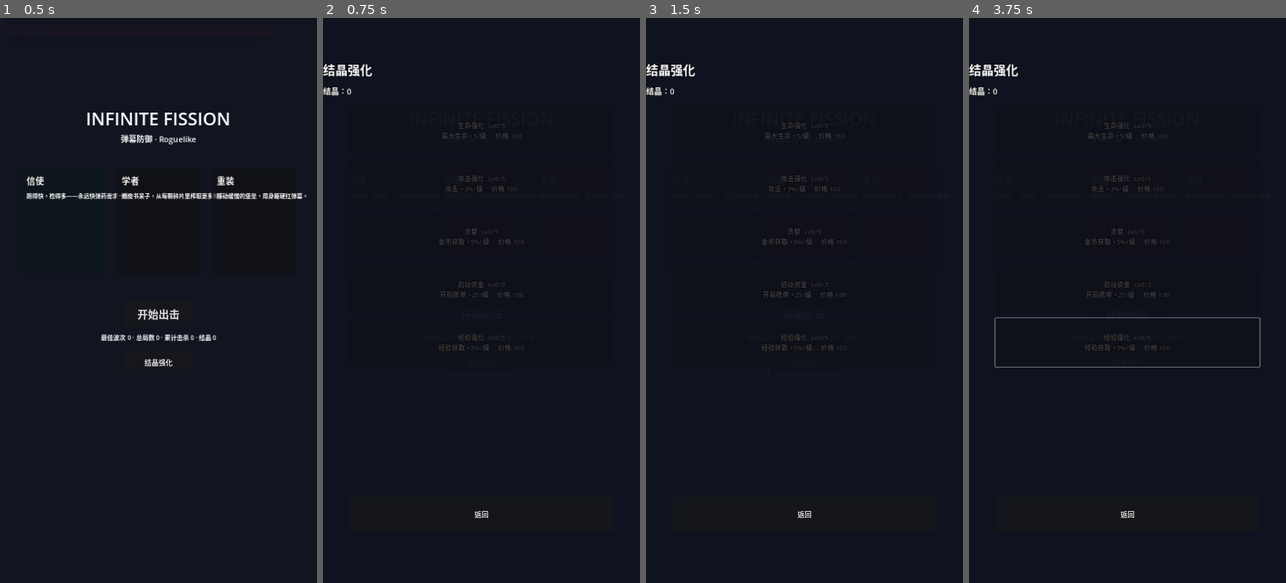
Above: before the commit, frames 1-4 (left to right).
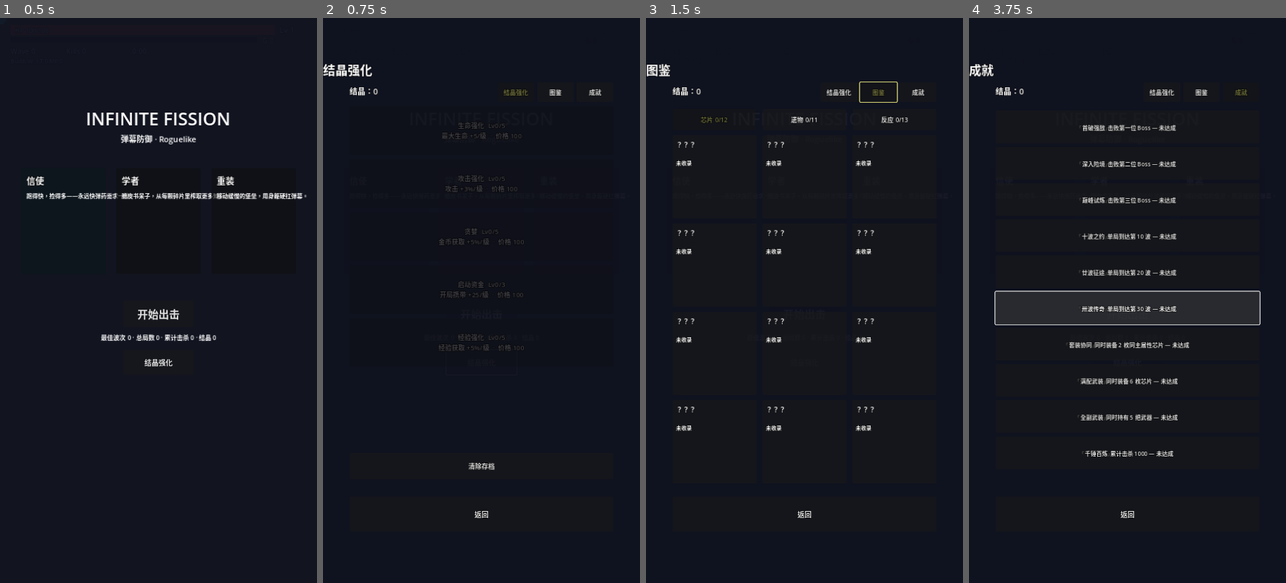
Above: after the commit, the same moments.

Repository: Genmer/Infinite-Fission
Game: Godot game, scene res://scenes/main.tscn
The game is run twice, just before and just after one commit, with the same random seed, the same clock (stepped at 60 frames per second) and the same inputs.
Inputs (mouse positions are in pixels of both pictures, inside the frame that each line leads up to):
- Up to frame 1 (0.5 s): no input
- Up to frame 2 (0.75 s): click "结晶强化" at 0.5 s
- Up to frame 3 (1.5 s): click (877, 91) at 1.25 s, where only the run after the commit has a clickable "图鉴"
- Up to frame 4 (3.75 s): click "结晶强化" at 2 s; click (1241, 91) at 2.75 s, where only the run after the commit has a clickable "成就"; click "开始出击" at 3.5 s

Frame 1 is identical in both runs. In frame 2, 0.4% of the frame differs, in the area x 0-88%, y 12-80%; in frame 3, 1.8%; in frame 4, 7.6%, in the area x 0-92%, y 8-78%.

Commit message:
feat: C4 MetaPanel tab 化——强化/图鉴/成就三 tab + 图鉴三册（芯片12/遗物11/反应13 表序渲染+数值段 balance 闸）+ 成就页 10 行 + 清档两击流（wipe_requested→_on_meta_wipe 仲裁）+ layout_rects 新口径 {10/19/18/20/14}；pkg14 C20~C22（23 项）；授权更新 pkg10 M22 rects 6→10（tab0 口径留痕）

Diff:
--- a/scripts/loop/game_loop.gd
+++ b/scripts/loop/game_loop.gd
@@ -1128,8 +1128,10 @@
 	meta_panel = MetaPanel.new()
 	meta_panel.name = "MetaPanel"
 	add_child(meta_panel)
+	meta_panel.setup(registry)                   # v1.4.0（A13）：图鉴 registry 注入
 	meta_panel.purchase_requested.connect(_on_meta_purchase)
 	meta_panel.close_requested.connect(_close_meta_panel)
+	meta_panel.wipe_requested.connect(_on_meta_wipe)   # v1.4.0（A13）：清档两击流仲裁
 	# v1.4.0（A13）：成就解锁跳字（本地信号订阅；wipe_requested 连线随 C4 面板扩展）
 	achievement_tracker.achievement_unlocked.connect(_on_achievement_unlocked)
 	menu_screen.meta_requested.connect(_on_meta_requested)
@@ -1163,6 +1165,17 @@
 	# 返回钮收起 + 菜单统计行回写（购买后余额/战绩同源）
 	if meta_panel != null:
 		meta_panel.close()
+	_refresh_menu_meta()
+
+
+func _on_meta_wipe() -> void:
+	# v1.4.0（A13）清档仲裁：仅 MENU 态且面板开启且存档层就绪（MetaPanel 两击确认流后置）→
+	# wipe + 面板全量刷新 + 菜单统计行回写
+	if state != GameConst.GameStatus.MENU or meta_store == null \
+			or meta_panel == null or not meta_panel.is_open():
+		return
+	meta_store.wipe()
+	meta_panel.refresh()
 	_refresh_menu_meta()
 
 
--- a/scripts/ui/meta_panel.gd
+++ b/scripts/ui/meta_panel.gd
@@ -2,37 +2,85 @@
 # v1.0.0 MetaPanel（A9 结晶强化面板；MENU 态宿主——不占状态机迁移，与 MenuScreen 互斥实现 =
 # 全屏 dim MOUSE_FILTER_STOP 遮挡开始钮，本面板 add_child 晚于 menu_screen → 同层绘制在上）。
 # GameLoop 仲裁：_on_meta_requested（仅 MENU+存档层就绪）open / 购买经 purchase_requested
-# → GameLoop._on_meta_purchase（MetaStore.purchase 仲裁）成功后 refresh；state_changed 非
-# MENU → 强制 close（重开/死亡/开局不留浮层）。
-# 布局（720×1280）：标题 TOP_WIDE y96 f28「结晶强化」/ 余额行 y152 f18「结晶：N」/
-# 5 行钮 ROW_YS=[200,320,440,560,680]（行序 = MetaStore.UPGRADES 封闭表序）(60,y) 600x110 /
-# 返回钮 (60,1084) 600x80。dim ColorRect(0.06,0.07,0.12,0.96) STOP；
-# layout_rects = 6 项（5 行 + 返回）两两无交集（标题/余额为覆盖层不入列）。
-# is_open 语义：_opened 私有字段 + is_open() 观测口（全文件一致）。
+# → GameLoop._on_meta_purchase（MetaStore.purchase 仲裁）成功后 refresh；清档经 wipe_requested
+# （两击确认流）→ GameLoop._on_meta_wipe；state_changed 非 MENU → 强制 close。
+# v1.4.0（A13 Meta 二期）：三 tab 化（0 强化 / 1 图鉴 / 2 成就）+ 图鉴三册（0 芯片 / 1 遗物 /
+# 2 反应）+ 成就页 + 清档两击流。registry 经 setup 注入（图鉴 display_name/description 数据源）。
+# 布局（720×1280 坐标表冻结）：
+#   标题 y96 f28 TOP_WIDE 居中（文案随 tab：结晶强化/图鉴/成就）
+#   余额行 (60,152) f18 左对齐（全 tab 可见；覆盖层不入 layout_rects）
+#   tab 栏 3 钮 (396/486/576,146) 84x44（选中 disabled + self_modulate 高亮）
+#   强化页 5 行钮 ROW_YS=[200,320,440,560,680] 600x110（仅 tab0；行序 = MetaStore.UPGRADES 表序）
+#   清档钮 (60,985) 600x60（仅 tab0；「清除存档」/ armed「确认清除？」）
+#   图鉴册选 3 钮 (60/265/470,206) 190x48（仅 tab1；文本含收录计数「芯片 n/12」）
+#   芯片格 ×12 x=60/264/468 y=266/466/666/866 192x188（3 列×4 行；序 = registry.chips 键 String 升序；
+#     seen → 名 f15 + 描述 f12 autowrap 叠层 Label；unseen 或 registry 缺失 → 「？？？/未收录」）
+#   遗物格 ×11 同网格前 11 格（序 = registry.relics 键升序）
+#   反应行 ×13 x60 w600 h54 y=266+i×60（序 = MetaStore.REACTIONS 表序；balance 就绪附数值段）
+#   成就行 ×10 x60 w600 h74 y=210+i×82（序 = MetaStore.ACHIEVEMENTS 表序；已达成/未达成）
+#   返回钮 (60,1084) 600x80（全 tab 可见）。dim ColorRect(0.06,0.07,0.12,0.96) STOP。
+# layout_rects() 新口径（v1.4.0）：3 tab + 返回 + 当前页控件——tab0=10（5 行+清档）/
+# tab1 芯片册=19 / 遗物册=18 / 反应册=20 / tab2=14（隐藏页控件不入列；两两无交集，
+# pkg10 M22 + pkg14 C20 断言口）。is_open 语义：_opened 私有字段 + is_open() 观测口。
 class_name MetaPanel
 extends CanvasLayer
 
 signal purchase_requested(p_id: StringName)   # 行钮点击（GameLoop._on_meta_purchase 仲裁）
 signal close_requested()                      # 返回钮（GameLoop._close_meta_panel）
+signal wipe_requested()                       # v1.4.0 清档二击（GameLoop._on_meta_wipe 仲裁）
 
 const OUTLINE_COLOR := Color(0.0, 0.0, 0.0, 0.9)
 const OUTLINE_SIZE := 4
 const TITLE_POS := Vector2(0.0, 96.0)
-const TITLE_TEXT := "结晶强化"
-const BALANCE_POS := Vector2(0.0, 152.0)
+const BALANCE_POS := Vector2(60.0, 152.0)     # v1.4.0：左对齐 x60（原 TOP_WIDE 居中）
+const TAB_TITLES: Array[String] = ["结晶强化", "图鉴", "成就"]
+const TAB_POSITIONS: Array[Vector2] = [Vector2(396.0, 146.0), Vector2(486.0, 146.0),
+	Vector2(576.0, 146.0)]
+const TAB_SIZE := Vector2(84.0, 44.0)
 const ROW_SIZE := Vector2(600.0, 110.0)
 const ROW_YS: Array[float] = [200.0, 320.0, 440.0, 560.0, 680.0]
+const WIPE_POS := Vector2(60.0, 985.0)
+const WIPE_SIZE := Vector2(600.0, 60.0)
+const BOOK_LABELS: Array[String] = ["芯片", "遗物", "反应"]
+const BOOK_POSITIONS: Array[Vector2] = [Vector2(60.0, 206.0), Vector2(265.0, 206.0),
+	Vector2(470.0, 206.0)]
+const BOOK_SIZE := Vector2(190.0, 48.0)
+const CELL_COUNT := 12                        # 网格 3 列×4 行（芯片册全用；遗物册前 11 格）
+const CELL_SIZE := Vector2(192.0, 188.0)
+const CELL_ORIGIN := Vector2(60.0, 266.0)
+const CELL_STEP := Vector2(204.0, 200.0)
+const RXN_ROW_SIZE := Vector2(600.0, 54.0)
+const RXN_ROW_ORIGIN_Y := 266.0
+const RXN_ROW_STEP := 60.0
+const ACH_ROW_SIZE := Vector2(600.0, 74.0)
+const ACH_ROW_ORIGIN_Y := 210.0
+const ACH_ROW_STEP := 82.0
 const BACK_POS := Vector2(60.0, 1084.0)
 const BACK_SIZE := Vector2(600.0, 80.0)
 const DIM_COLOR := Color(0.06, 0.07, 0.12, 0.96)
 const DISABLED_COLOR := Color(0.55, 0.55, 0.6)
+const SELECTED_COLOR := Color(1.0, 1.0, 0.55) # v1.4.0：tab/册选中高亮（self_modulate）
+const UNSEEN_TEXT := "？？？\n未收录"          # 图鉴格未收录两态文案（C21 断言锚）
 
 var _opened: bool = false                     # 界面可见状态（is_open() 观测口）
 var _store: MetaStore = null                  # open 注入（MetaStore 引用，refresh/行渲染数据源）
+var _registry: DataRegistry = null            # v1.4.0 setup 注入（图鉴资源数据源）
+var _tab_index: int = 0                       # 0 强化 / 1 图鉴 / 2 成就
+var _book_index: int = 0                      # 图鉴册：0 芯片 / 1 遗物 / 2 反应
+var _wipe_armed: bool = false                 # 清档两击确认态
 
 var _root: Control = null
+var _title_label: Label = null
 var _balance_label: Label = null
+var _tab_buttons: Array[Button] = []          # 3 tab 钮
 var _row_buttons: Array[Button] = []          # 5 行钮（index 与 UPGRADES.keys() 表序对齐）
+var _wipe_button: Button = null
+var _book_buttons: Array[Button] = []         # 3 册选钮
+var _cell_buttons: Array[Button] = []         # 12 图鉴格钮（名/描述叠层 Label 平行数组）
+var _cell_name_labels: Array[Label] = []
+var _cell_desc_labels: Array[Label] = []
+var _rxn_rows: Array[Button] = []             # 13 反应行
+var _ach_rows: Array[Button] = []             # 10 成就行
 
 
 func _ready() -> void:
@@ -47,27 +95,157 @@
 	return _opened
 
 
+func setup(p_registry: DataRegistry) -> void:
+	# v1.4.0（A13）：图鉴数据源注入（GameLoop._boot_build_presentation boot 期一次）
+	_registry = p_registry
+
+
 func open(p_store: MetaStore) -> void:
-	# 开面板（GameLoop._on_meta_requested 仲裁后调用）：持引用 + 全量刷新 + 显示
+	# 开面板（GameLoop._on_meta_requested 仲裁后调用）：持引用 + 重置 tab/册 + 全量刷新 + 显示
 	_store = p_store
+	_tab_index = 0                               # v1.4.0：入口重置强化 tab
+	_book_index = 0                              # v1.4.0：入口重置芯片册
 	_root.visible = true
 	_opened = true
 	refresh()
 
 
 func close() -> void:
-	# 收起（返回钮 / GameLoop / state_changed 非 MENU 强制收起）
+	# 收起（返回钮 / GameLoop / state_changed 非 MENU 强制收起）+ 清档确认态复位
 	_root.visible = false
 	_opened = false
+	_wipe_armed = false
 
 
 func refresh() -> void:
-	# 全量重刷：余额行 + 5 行文本/禁用态（满级或结晶不足 → disabled）
+	# 全量重刷（v1.4.0）：armed 复位 + 余额行 + 当前 tab 页渲染
+	_wipe_armed = false
 	if _store == null:
 		if _balance_label != null:
 			_balance_label.text = "结晶：0"
 		return
 	_balance_label.text = "结晶：%d" % _store.crystal
+	_render_tab()
+
+
+# ── 观测口（v1.4.0，pkg14 C20~C22 消费） ──────────────────────────
+func current_tab() -> int:
+	return _tab_index
+
+
+func select_tab(p_index: int) -> void:
+	# tab 切换（界内守卫；armed 复位 + 全量重渲）
+	if p_index < 0 or p_index >= TAB_TITLES.size():
+		return
+	_tab_index = p_index
+	_wipe_armed = false
+	_render_tab()
+
+
+func current_book() -> int:
+	return _book_index
+
+
+func select_book(p_index: int) -> void:
+	# 册切换（界内守卫；图鉴页打开时才重渲可见性/内容）
+	if p_index < 0 or p_index >= BOOK_LABELS.size():
+		return
+	_book_index = p_index
+	if _tab_index == 1:
+		_render_tab()
+
+
+func cell_text(p_book: int, p_index: int) -> String:
+	# 图鉴格文本观测口（p_book 0 芯片 / 1 遗物 / 2 反应行）——渲染与观测共用数据源计算
+	if p_book == 2:
+		return _reaction_row_text(p_index)
+	return _cell_text_for(p_book, p_index)
+
+
+func achievement_row_text(p_index: int) -> String:
+	return _achievement_row_text(p_index)
+
+
+func wipe_button_text() -> String:
+	return "确认清除？" if _wipe_armed else "清除存档"
+
+
+func layout_rects() -> Array[Rect2]:
+	# v1.4.0 断言口：3 tab + 返回 + 当前页控件（隐藏页不入列；标题/余额为覆盖层不入列）——
+	# tab0=10 / tab1 芯片册=19 / 遗物册=18 / 反应册=20 / tab2=14，两两无交集
+	var out: Array[Rect2] = []
+	for pos in TAB_POSITIONS:
+		out.append(Rect2(pos, TAB_SIZE))
+	out.append(Rect2(BACK_POS, BACK_SIZE))
+	if _tab_index == 0:
+		for y in ROW_YS:
+			out.append(Rect2(Vector2(60.0, y), ROW_SIZE))
+		out.append(Rect2(WIPE_POS, WIPE_SIZE))
+	elif _tab_index == 1:
+		for pos in BOOK_POSITIONS:
+			out.append(Rect2(pos, BOOK_SIZE))
+		if _book_index == 0:
+			for i in range(CELL_COUNT):
+				out.append(_cell_rect(i))
+		elif _book_index == 1:
+			for i in range(CELL_COUNT - 1):
+				out.append(_cell_rect(i))
+		else:
+			for i in range(_rxn_rows.size()):
+				out.append(Rect2(Vector2(60.0, RXN_ROW_ORIGIN_Y + RXN_ROW_STEP * float(i)),
+					RXN_ROW_SIZE))
+	else:
+		for i in range(_ach_rows.size()):
+			out.append(Rect2(Vector2(60.0, ACH_ROW_ORIGIN_Y + ACH_ROW_STEP * float(i)),
+				ACH_ROW_SIZE))
+	return out
+
+
+func _on_state_changed(p_state: int) -> void:
+	# 非 MENU 强制收起（开局/死亡/商店/暂停等任何状态切换不留浮层）
+	if p_state != GameConst.GameStatus.MENU:
+		close()
+
+
+# ── 渲染（当前页） ────────────────────────────────────────────────
+func _render_tab() -> void:
+	if _tab_index >= 0 and _tab_index < TAB_TITLES.size():
+		_title_label.text = TAB_TITLES[_tab_index]
+	for i in range(_tab_buttons.size()):
+		var selected := i == _tab_index
+		_tab_buttons[i].disabled = selected
+		_tab_buttons[i].self_modulate = SELECTED_COLOR if selected else Color(1.0, 1.0, 1.0)
+	# tab0 强化页（5 行 + 清档）
+	var upgrade := _tab_index == 0
+	for btn in _row_buttons:
+		btn.visible = upgrade
+	_wipe_button.visible = upgrade
+	_wipe_button.text = wipe_button_text()
+	if upgrade:
+		_render_upgrade_rows()
+	# tab1 图鉴页（册选 + 格/行可见性与内容）
+	var book := _tab_index == 1
+	for btn in _book_buttons:
+		btn.visible = book
+	for i in range(_cell_buttons.size()):
+		var active := book and (_book_index == 0 or (_book_index == 1 and i < CELL_COUNT - 1))
+		_cell_buttons[i].visible = active
+		_cell_name_labels[i].visible = active
+		_cell_desc_labels[i].visible = active
+	for btn in _rxn_rows:
+		btn.visible = book and _book_index == 2
+	if book:
+		_render_book()
+	# tab2 成就页
+	var ach := _tab_index == 2
+	for btn in _ach_rows:
+		btn.visible = ach
+	if ach:
+		_render_achievements()
+
+
+func _render_upgrade_rows() -> void:
+	# 强化页 5 行（v1.0.0 冻结渲染：满级/余额不足 → disabled）
 	var ids: Array = MetaStore.UPGRADES.keys()
 	for i in range(_row_buttons.size()):
 		var btn := _row_buttons[i]
@@ -90,19 +268,165 @@
 		btn.self_modulate = DISABLED_COLOR if btn.disabled else Color(1.0, 1.0, 1.0)
 
 
-func layout_rects() -> Array[Rect2]:
-	# 布局契约断言口：5 行 + 返回（6 项两两无交集；标题/余额为覆盖层不入列）
-	var out: Array[Rect2] = []
-	for y in ROW_YS:
-		out.append(Rect2(Vector2(60.0, y), ROW_SIZE))
-	out.append(Rect2(BACK_POS, BACK_SIZE))
-	return out
-
-
-func _on_state_changed(p_state: int) -> void:
-	# 非 MENU 强制收起（开局/死亡/商店/暂停等任何状态切换不留浮层）
-	if p_state != GameConst.GameStatus.MENU:
-		close()
+func _render_book() -> void:
+	# 图鉴页：册选钮计数/高亮 + 格与反应行内容（渲染与观测口共用 _cell_text_for 等数据源计算）
+	for i in range(_book_buttons.size()):
+		var selected := i == _book_index
+		_book_buttons[i].disabled = selected
+		_book_buttons[i].self_modulate = SELECTED_COLOR if selected else Color(1.0, 1.0, 1.0)
+		_book_buttons[i].text = _book_button_text(i)
+	for i in range(_cell_buttons.size()):
+		var lines := _cell_text_for(_book_index, i).split("\n")
+		_cell_name_labels[i].text = lines[0] if lines.size() > 0 else ""
+		_cell_desc_labels[i].text = lines[1] if lines.size() > 1 else ""
+	for i in range(_rxn_rows.size()):
+		_rxn_rows[i].text = _reaction_row_text(i)
+
+
+func _render_achievements() -> void:
+	for i in range(_ach_rows.size()):
+		_ach_rows[i].text = _achievement_row_text(i)
+
+
+# ── 文本数据源（渲染与观测口共用） ────────────────────────────────
+func _cell_rect(p_index: int) -> Rect2:
+	return Rect2(CELL_ORIGIN + Vector2(CELL_STEP.x * float(p_index % 3),
+		CELL_STEP.y * float(int(p_index / 3.0))), CELL_SIZE)
+
+
+func _cell_id(p_book: int, p_index: int) -> StringName:
+	# 格 index → 资源 id（序 = 键 String 升序；界外 / registry 缺失 → &""）
+	if _registry == null or p_index < 0:
+		return &""
+	var source: Dictionary = _registry.chips if p_book == 0 else _registry.relics
+	var names: Array[String] = []
+	for k in source:
+		names.append(String(k))
+	names.sort()
+	if p_index >= names.size():
+		return &""
+	return StringName(names[p_index])
+
+
+func _cell_text_for(p_book: int, p_index: int) -> String:
+	# 格两态：seen → "display_name\ndescription"（运行时读 registry 资源）；
+	# unseen / registry 缺失 / 悬空 seen 键 → UNSEEN_TEXT（A13 冻结）
+	var id := _cell_id(p_book, p_index)
+	if id == &"" or _store == null or _registry == null:
+		return UNSEEN_TEXT
+	var seen := _store.chip_seen(id) if p_book == 0 else _store.relic_seen(id)
+	if not seen:
+		return UNSEEN_TEXT
+	var data: Object = null
+	if p_book == 0:
+		data = _registry.get_chip(id)
+	else:
+		data = _registry.get_relic(id)
+	if data == null:
+		return UNSEEN_TEXT
+	return "%s\n%s" % [data.get("display_name"), data.get("description")]
+
+
+func _book_button_text(p_book: int) -> String:
+	# 册选钮计数：「芯片 n/12」/「遗物 n/11」/「反应 n/13」（registry 缺失 → 0/0）
+	var label := BOOK_LABELS[p_book] if p_book >= 0 and p_book < BOOK_LABELS.size() else "?"
+	var total := 0
+	var seen := 0
+	if p_book == 2:
+		total = MetaStore.REACTIONS.size()
+		if _store != null:
+			for key in MetaStore.REACTIONS:
+				if _store.reaction_seen(String(key)):
+					seen += 1
+	else:
+		if _registry != null:
+			var source: Dictionary = _registry.chips if p_book == 0 else _registry.relics
+			total = source.size()
+			if _store != null:
+				for k in source:
+					var id := StringName(String(k))
+					var hit := _store.chip_seen(id) if p_book == 0 else _store.relic_seen(id)
+					if hit:
+						seen += 1
+	return "%s %d/%d" % [label, seen, total]
+
+
+func _reaction_row_text(p_index: int) -> String:
+	# 反应行：「【group】display · pair」+ 数值段（balance 就绪才附，A13 H1）
+	var ids: Array = MetaStore.REACTIONS.keys()
+	if p_index < 0 or p_index >= ids.size():
+		return "-"
+	var id: StringName = ids[p_index]
+	var entry: Dictionary = MetaStore.REACTIONS[id]
+	var text := "【%s】%s · %s" % [String(entry.get("group", "")),
+		String(entry.get("display", "")), String(entry.get("pair", ""))]
+	var numeric := _reaction_numeric(String(id), String(entry.get("group", "")))
+	if numeric != "":
+		text += "  %s" % numeric
+	return text
+
+
+func _reaction_numeric(p_id: String, p_group: String) -> String:
+	# 数值段（A13 H1 统一闸：balance 未就绪 → 不附数值、无字面量兜底）：
+	# 剧变 = reaction_table 规则键投影（×coef/抗/时长/破碎/半径/CD）；增幅 = amp_*_factor；
+	# 共鸣 = ElementalSystem 模块常量
+	if GameConfig.balance == null:
+		return ""
+	var parts: Array[String] = []
+	if p_group == "剧变":
+		var rule: Dictionary = GameConfig.balance.reaction_table.get(
+			"RXN_" + p_id.trim_prefix("rxn_").to_upper(), {})
+		if rule.is_empty():
+			return ""
+		if rule.has("coef"):
+			parts.append("×%.1f" % float(rule.get("coef")))
+		if rule.has("resist_delta"):
+			parts.append("抗%+.0f%%" % (float(rule.get("resist_delta")) * 100.0))
+		if rule.has("duration"):
+			parts.append("%.1fs" % float(rule.get("duration")))
+		if rule.has("shatter_coef"):
+			parts.append("破碎%.0f%%" % (float(rule.get("shatter_coef")) * 100.0))
+		if rule.has("radius"):
+			parts.append("半径%.0f" % float(rule.get("radius")))
+		if rule.has("cd"):
+			parts.append("CD%.0fs" % float(rule.get("cd")))
+	elif p_group == "增幅":
+		var factor: Variant = GameConfig.balance.get("amp_%s_factor" % p_id.trim_prefix("amp_"))
+		if factor != null:
+			parts.append("×%.1f" % float(factor))
+	else:
+		parts.append("2把+附着×%.2f/3把+反应×%.2f" % [ElementalSystem.RESONANCE_ATTACH_MULT,
+			ElementalSystem.RESONANCE_REACTION_MULT])
+	return " ".join(parts)
+
+
+func _achievement_row_text(p_index: int) -> String:
+	# 成就行：「『title』desc — 已达成/未达成」（序 = ACHIEVEMENTS 表序）
+	var ids: Array = MetaStore.ACHIEVEMENTS.keys()
+	if p_index < 0 or p_index >= ids.size():
+		return "-"
+	var id: StringName = ids[p_index]
+	var entry: Dictionary = MetaStore.ACHIEVEMENTS[id]
+	var done := _store != null and _store.has_achievement(id)
+	return "『%s』%s — %s" % [String(entry.get("title", "")), String(entry.get("desc", "")),
+		"已达成" if done else "未达成"]
+
+
+# ── 点击回调 ──────────────────────────────────────────────────────
+func _on_row_pressed(p_index: int) -> void:
+	# 行钮 → purchase_requested（id 由 UPGRADES 固定表序映射；购买仲裁权在 GameLoop）
+	var ids: Array = MetaStore.UPGRADES.keys()
+	if p_index < 0 or p_index >= ids.size():
+		return
+	purchase_requested.emit(ids[p_index])
+
+
+func _on_wipe_pressed() -> void:
+	# v1.4.0 清档两击流：首击 armed + 文案；二击复位 + emit（仲裁权在 GameLoop._on_meta_wipe）
+	_wipe_armed = not _wipe_armed
+	_wipe_button.text = wipe_button_text()
+	if not _wipe_armed:
+		wipe_requested.emit()
 
 
 # ── 程序化 UI 组装（blessing_ui.gd 模板同构） ──────────────────────
@@ -119,29 +443,58 @@
 	dim.set_anchors_preset(Control.PRESET_FULL_RECT)
 	dim.mouse_filter = Control.MOUSE_FILTER_STOP   # 遮挡 MenuScreen 开始钮（互斥实现）
 	_root.add_child(dim)
-	var title := _add_label(_root, TITLE_POS, TITLE_TEXT, 28)
-	title.set_anchors_preset(Control.PRESET_TOP_WIDE)
-	title.horizontal_alignment = HORIZONTAL_ALIGNMENT_CENTER
+	_title_label = _add_label(_root, TITLE_POS, TAB_TITLES[0], 28)
+	_title_label.set_anchors_preset(Control.PRESET_TOP_WIDE)
+	_title_label.horizontal_alignment = HORIZONTAL_ALIGNMENT_CENTER
+	# v1.4.0：余额行左对齐 x60（全 tab 可见）
 	_balance_label = _add_label(_root, BALANCE_POS, "结晶：0", 18)
-	_balance_label.set_anchors_preset(Control.PRESET_TOP_WIDE)
-	_balance_label.horizontal_alignment = HORIZONTAL_ALIGNMENT_CENTER
+	for i in range(TAB_POSITIONS.size()):
+		var tab_btn := _add_button("Tab%d" % i, TAB_POSITIONS[i], TAB_SIZE, 14)
+		tab_btn.text = TAB_TITLES[i]
+		var tab_index := i
+		tab_btn.pressed.connect(func() -> void: select_tab(tab_index))
+		_tab_buttons.append(tab_btn)
 	for i in range(ROW_YS.size()):
 		var btn := _add_button("Row%d" % i, Vector2(60.0, ROW_YS[i]), ROW_SIZE, 15)
 		btn.autowrap_mode = TextServer.AUTOWRAP_WORD_SMART
 		var row_index := i
 		btn.pressed.connect(func() -> void: _on_row_pressed(row_index))
 		_row_buttons.append(btn)
+	_wipe_button = _add_button("Wipe", WIPE_POS, WIPE_SIZE, 15)
+	_wipe_button.text = wipe_button_text()
+	_wipe_button.pressed.connect(_on_wipe_pressed)
+	for i in range(BOOK_POSITIONS.size()):
+		var book_btn := _add_button("Book%d" % i, BOOK_POSITIONS[i], BOOK_SIZE, 14)
+		book_btn.text = BOOK_LABELS[i]
+		var book_index := i
+		book_btn.pressed.connect(func() -> void: select_book(book_index))
+		_book_buttons.append(book_btn)
+	for i in range(CELL_COUNT):
+		# 图鉴格：钮（无文本）+ 名 f15 / 描述 f12 autowrap 叠层 Label（后加绘于上）
+		var pos := CELL_ORIGIN + Vector2(CELL_STEP.x * float(i % 3),
+			CELL_STEP.y * float(int(i / 3.0)))
+		var cell_btn := _add_button("Cell%d" % i, pos, CELL_SIZE, 12)
+		var name_label := _add_label(_root, pos + Vector2(8.0, 8.0), "", 15)
+		name_label.size = Vector2(176.0, 40.0)
+		var desc_label := _add_label(_root, pos + Vector2(8.0, 52.0), "", 12)
+		desc_label.size = Vector2(176.0, 128.0)
+		desc_label.autowrap_mode = TextServer.AUTOWRAP_WORD_SMART
+		_cell_buttons.append(cell_btn)
+		_cell_name_labels.append(name_label)
+		_cell_desc_labels.append(desc_label)
+	for i in range(MetaStore.REACTIONS.size()):
+		var rxn_btn := _add_button("ReactionRow%d" % i,
+			Vector2(60.0, RXN_ROW_ORIGIN_Y + RXN_ROW_STEP * float(i)), RXN_ROW_SIZE, 13)
+		rxn_btn.autowrap_mode = TextServer.AUTOWRAP_WORD_SMART
+		_rxn_rows.append(rxn_btn)
+	for i in range(MetaStore.ACHIEVEMENTS.size()):
+		var ach_btn := _add_button("AchRow%d" % i,
+			Vector2(60.0, ACH_ROW_ORIGIN_Y + ACH_ROW_STEP * float(i)), ACH_ROW_SIZE, 13)
+		ach_btn.autowrap_mode = TextServer.AUTOWRAP_WORD_SMART
+		_ach_rows.append(ach_btn)
 	var back_btn := _add_button("Back", BACK_POS, BACK_SIZE, 16)
 	back_btn.text = "返回"
 	back_btn.pressed.connect(func() -> void: close_requested.emit())
-
-
-func _on_row_pressed(p_index: int) -> void:
-	# 行钮 → purchase_requested（id 由 UPGRADES 固定表序映射；购买仲裁权在 GameLoop）
-	var ids: Array = MetaStore.UPGRADES.keys()
-	if p_index < 0 or p_index >= ids.size():
-		return
-	purchase_requested.emit(ids[p_index])
 
 
 func _add_button(p_name: String, p_pos: Vector2, p_size: Vector2, p_font: int) -> Button:
--- a/tests/runner/pkg10_cases.gd
+++ b/tests/runner/pkg10_cases.gd
@@ -475,7 +475,8 @@
 func _test_m22_layout_contract() -> void:
 	print("── M22 布局契约 ──")
 	var rects := _gl.meta_panel.layout_rects()
-	var ok: bool = rects.size() == 6
+	# v1.4.0 授权更新（A13 C4）：layout_rects 6→10（默认 tab0 口径 = 3 tab + 返回 + 5 行 + 清档）
+	var ok: bool = rects.size() == 10
 	for i in range(rects.size()):
 		for j in range(i + 1, rects.size()):
 			if (rects[i] as Rect2).intersects(rects[j] as Rect2):
@@ -483,7 +484,7 @@
 	var stats_text: String = String(_gl.menu_screen._stats_label.text)
 	ok = ok and stats_text.contains("最佳波次") and stats_text.contains("总局数") \
 		and stats_text.contains("累计击杀") and stats_text.contains("结晶")
-	_check("M22 布局：layout_rects 6 项两两无交集；菜单统计行文本含四段", ok, stats_text)
+	_check("M22 布局：layout_rects 10 项两两无交集（v1.4.0 授权更新 tab0 口径）；菜单统计行文本含四段", ok, stats_text)
 
 
 # ══ M23：全 0 级与 v0.9.0 恒等锚 ══════════════════════════════════
--- a/tests/runner/pkg14_cases.gd
+++ b/tests/runner/pkg14_cases.gd
@@ -58,6 +58,9 @@
 	_test_c17_chip_judgment()                     # C17
 	_test_c18_weapon_kills_judgment()             # C18
 	_test_c19_list_dedup_reset()                  # C19
+	_test_c20_tab_rects()                         # C20
+	_test_c21_cell_row_text()                     # C21
+	_test_c22_wipe_flow()                         # C22
 	_test_c23_settle_screen()                     # C23
 	_teardown_game_loop()
 	_teardown()
@@ -719,3 +722,91 @@
 		+ " + store 入账/解锁一致", ok,
 		"crystal=%s ach=%s" % [_gl.game_over_screen.crystal_text(),
 		_gl.game_over_screen.new_achievements_text()])
+
+# ── 面板夹具 ──────────────────────────────────────────────────────
+func _rects_ok(p_expected: int) -> bool:
+	# layout_rects 数量 + 两两无交集（C20 分口径断言原子）
+	var rects := _gl.meta_panel.layout_rects()
+	if rects.size() != p_expected:
+		return false
+	for i in range(rects.size()):
+		for j in range(i + 1, rects.size()):
+			if (rects[i] as Rect2).intersects(rects[j] as Rect2):
+				return false
+	return true
+
+
+# ══ C20：tab/rects 分口径 {10/19/18/20/14} ═══════════════════════════
+func _test_c20_tab_rects() -> void:
+	print("── C20 tab/rects ──")
+	_gl.meta_store.wipe()
+	_gl.meta_panel.open(_gl.meta_store)           # 默认 tab0
+	var ok := _gl.meta_panel.current_tab() == 0 and _rects_ok(10)
+	_gl.meta_panel.select_tab(1)                  # 图鉴·芯片册
+	ok = ok and _gl.meta_panel.current_tab() == 1 and _rects_ok(19)
+	_gl.meta_panel.select_book(0)
+	ok = ok and _gl.meta_panel.current_book() == 0 and _rects_ok(19)
+	_gl.meta_panel.select_book(1)                 # 遗物册
+	ok = ok and _gl.meta_panel.current_book() == 1 and _rects_ok(18)
+	_gl.meta_panel.select_book(2)                 # 反应册
+	ok = ok and _gl.meta_panel.current_book() == 2 and _rects_ok(20)
+	_gl.meta_panel.select_tab(2)                  # 成就页
+	ok = ok and _gl.meta_panel.current_tab() == 2 and _rects_ok(14)
+	_gl.meta_panel.select_tab(0)
+	ok = ok and _rects_ok(10)
+	_check("C20 tab/rects 分口径：tab0=10 / 芯片册=19 / 遗物册=18 / 反应册=20 / 成就页=14"
+		+ "（隐藏页不入列且两两无交集）", ok)
+
+
+# ══ C21：cell/row 文案两态 ═══════════════════════════════════════════
+func _test_c21_cell_row_text() -> void:
+	print("── C21 cell/row 文案 ──")
+	_gl.meta_store.wipe()
+	_gl.meta_panel.open(_gl.meta_store)
+	_gl.meta_panel.select_tab(1)
+	_gl.meta_panel.select_book(0)
+	var unseen := _gl.meta_panel.cell_text(0, 0) == "？？？\n未收录"
+	# 首键收录 → "display_name\ndescription"（registry 资源直读；序 = 键 String 升序）
+	var names: Array[String] = []
+	for k in _gl.registry.chips:
+		names.append(String(k))
+	names.sort()
+	var first_id := StringName(names[0])
+	var marked := _gl.meta_store.mark_chip_seen(first_id)
+	var chip_data := _gl.registry.get_chip(first_id)
+	var seen_text := _gl.meta_panel.cell_text(0, 0)
+	var seen_ok := marked and chip_data != null \
+		and seen_text == "%s\n%s" % [chip_data.display_name, chip_data.description]
+	# 成就行两态（表序首行 = ach_boss1）
+	var row_before := _gl.meta_panel.achievement_row_text(0)
+	var unlocked := _gl.meta_store.unlock_achievement(&"ach_boss1")
+	var row_after := _gl.meta_panel.achievement_row_text(0)
+	var row_ok := row_before == "『首破强敌』击败第一位 Boss — 未达成" and unlocked \
+		and row_after == "『首破强敌』击败第一位 Boss — 已达成"
+	# 反应行格式（balance 就绪 → 表驱动前缀 + 数值段非空）
+	var rxn_text := _gl.meta_panel.cell_text(2, 0)
+	var rxn_ok := rxn_text.begins_with("【剧变】碎裂 · 火+冰")
+	_check("C21 cell/row 文案两态：未收录「？？？/未收录」→ 收录「名+描述」；成就行未达成→已达成；"
+		+ "反应行表驱动前缀", unseen and seen_ok and row_ok and rxn_ok,
+		"unseen=%s seen=%s row=%s rxn=%s" % [str(unseen), str(seen_text.length()),
+			str(row_ok), rxn_text])
+
+
+# ══ C22：清档两击流（armed 文案 + 二击仲裁） ══════════════════════════
+func _test_c22_wipe_flow() -> void:
+	print("── C22 清档两击 ──")
+	_gl.meta_store.wipe()
+	_gl.meta_store.mark_chip_seen(&"CHIP_ATK")
+	_gl.meta_panel.open(_gl.meta_store)           # tab0（清档钮所在页）
+	var before_text := _gl.meta_panel.wipe_button_text()
+	_gl.meta_panel._on_wipe_pressed()             # 首击：armed
+	var armed_text := _gl.meta_panel.wipe_button_text()
+	var still_seen := _gl.meta_store.chip_seen(&"CHIP_ATK")
+	_gl.meta_panel._on_wipe_pressed()             # 二击：emit → GameLoop._on_meta_wipe 仲裁
+	var cleared := not _gl.meta_store.chip_seen(&"CHIP_ATK")
+	var reset_text := _gl.meta_panel.wipe_button_text()
+	var balance_ok := String(_gl.meta_panel._balance_label.text) == "结晶：0"
+	_check("C22 清档两击流：「清除存档」→ 首击「确认清除？」（未清）→ 二击仲裁清档 + 文案/armed 复位"
+		+ " + 余额归零回写",
+		before_text == "清除存档" and armed_text == "确认清除？" and still_seen and cleared \
+			and reset_text == "清除存档" and balance_ok)
